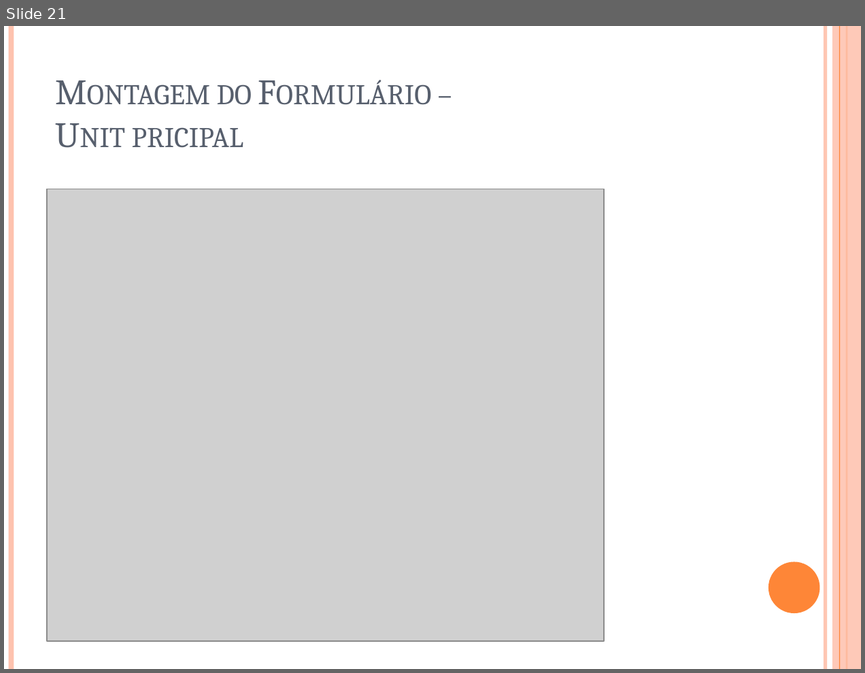
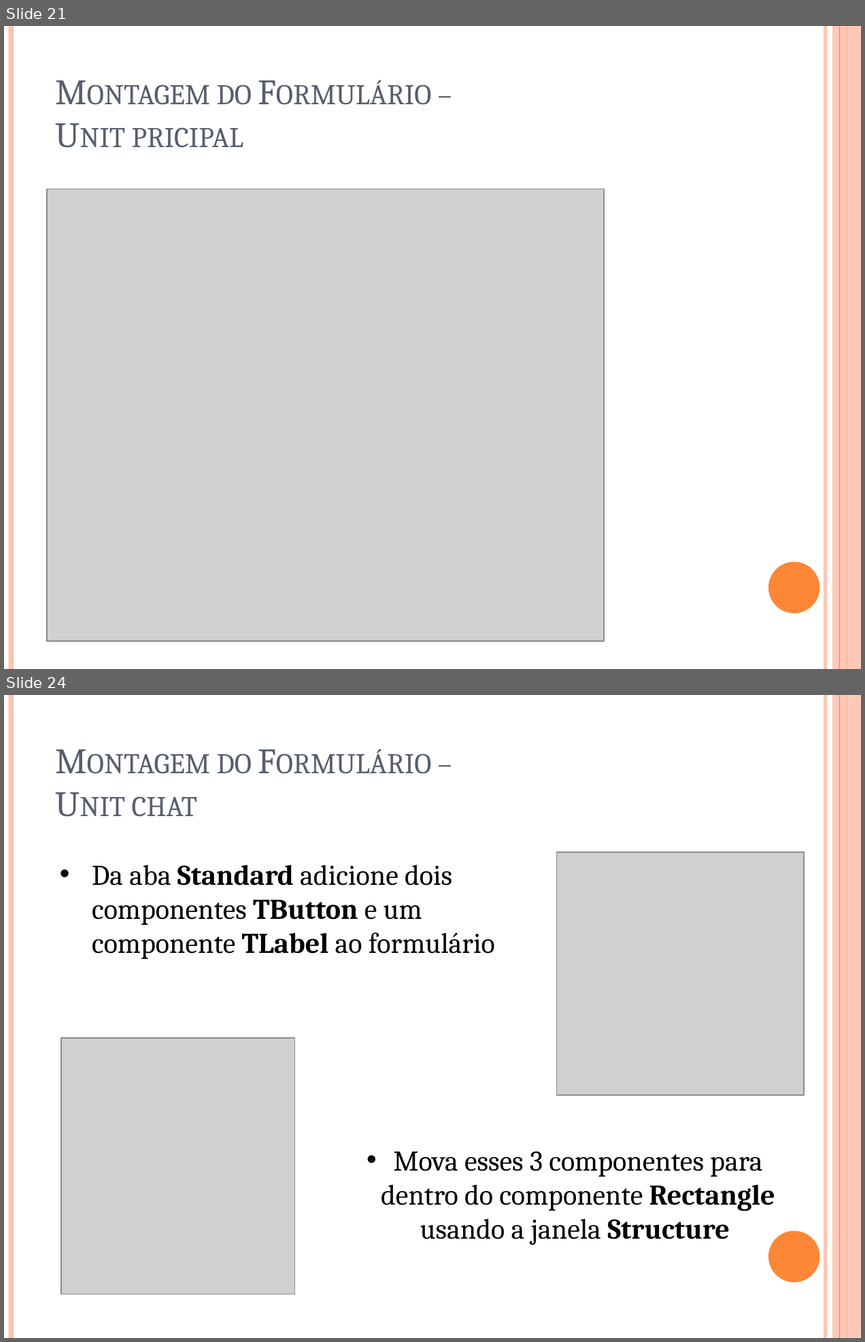
Before and after one commit to igorscandido/Conexao-Bluetooth-usando-Delphi, a slide deck: Stuff/Conexão Bluetooth usando Delphi.pptx. Shown one above the other, each under a label of ours: slide 21 before the commit, slides 21 and 24 after it; the slides between them are not shown. The pictures are 865x673 and 865x1342 pixels, drawn with LibreOffice and Linux fonts; fonts in the diff are those of the drawing; grey boxes stand for pictures. Boxes give left, top, right and bottom in pixels: in the first picture for what was removed or moved away, otherwise in the second. Text is boxed around its words. In the diff, an @@ line names an element or a change of style, - is before the commit and + after.

Commit message:
New Form Chat with Design done and PDF Edited

```diff
--- a/Stuff/Conexão Bluetooth usando Delphi.pptx
+++ b/Stuff/Conexão Bluetooth usando Delphi.pptx
@@ slide 24 added at [4,695,861,1338], background #FFFFFF; not listed: 6 template elements that a slide beside it also shows @@
@@ title added at [132,753,252,817], 30 pt, text #575F6D, small capitals @@
+Montagem do Formulário –
+Unit chat
@@ picture added at [557,852,804,1094] @@
@@ text added at [92,864,495,959], 24 pt, text #000000 @@
+• Da aba Standard adicione dois componentes TButton e um componente TLabel ao formulário
@@ picture added at [61,1038,295,1294] @@
@@ text added at [381,1151,775,1244], 24 pt, text #000000 @@
+• Mova esses 3 componentes para dentro do componente Rectangle usando a janela Structure
```
Also in this commit, not shown: 1 slide changed, 15 other slides added, 32 other files.
